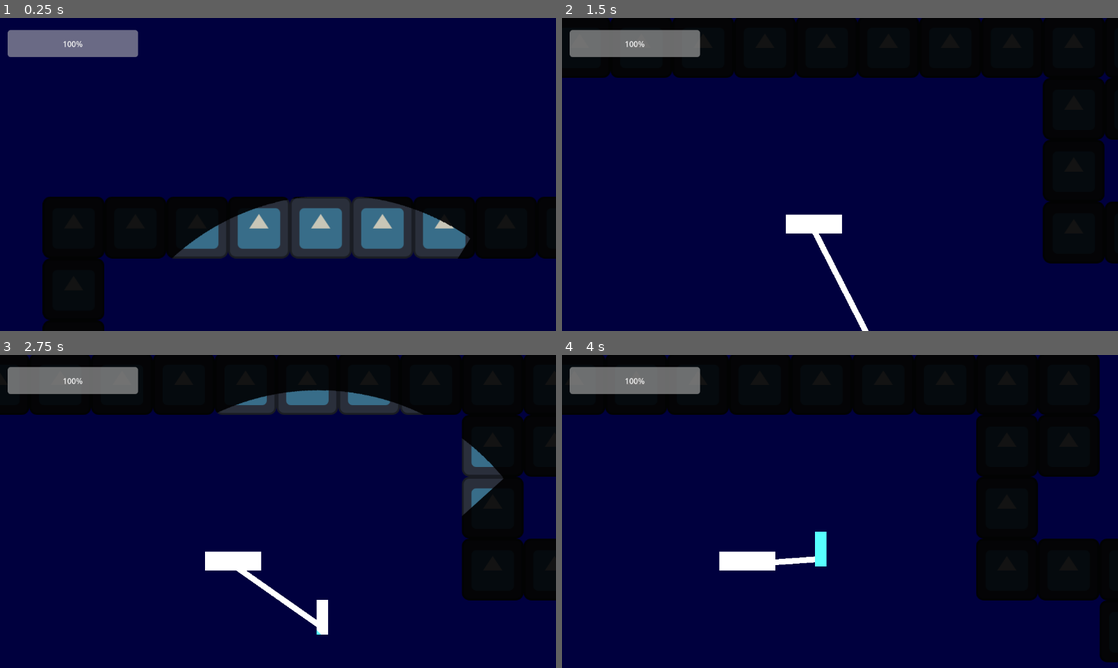
Above: before the commit, frames 1-4 (two rows, left to right).
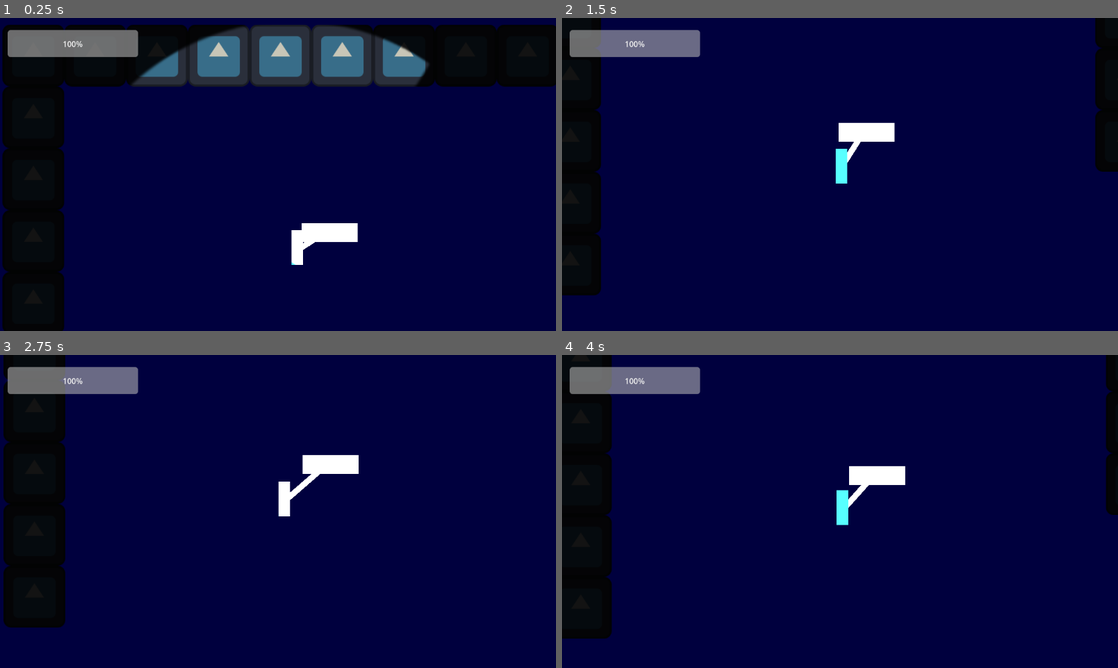
Above: after the commit, the same moments.

Repository: kaitaobenson/FishGame
Game: Godot game, scene res://World.tscn
Two runs of this game, one before a commit and one after it. Both use one fixed random seed, a clock stepped at 60 frames per second and the inputs below. The engine's default icon, where the game draws it, is replaced by a stand-in: a white triangle on a blue panel in a dark square.
Inputs (mouse positions are in pixels of both pictures, inside the frame that each line leads up to):
- Up to frame 1 (0.25 s): no input
- Up to frame 2 (1.5 s): move the mouse to (962, 158) at 0.52 s; hold D (Right) 0.53-1.28 s; tap 1 (1) at 0.6 s; tap 2 (2) at 0.8, 1.35 s; move the mouse to (728, 190) at 1.27 s; hold S (Down) from 1.28 s (still down)
- Up to frame 3 (2.75 s): tap Shift (Dash) at 1.55, 2.1 s; move the mouse to (333, 442) at 2.02 s; release S (Down) at 2.03 s; hold D (Right) from 2.03 s (still down); tap 1 (1) at 2.3 s
- Up to frame 4 (4 s): move the mouse to (812, 574) at 2.77 s; release D (Right) at 2.78 s; hold W (Up) 2.78-3.53 s; tap 1 (1) at 2.85 s; tap 2 (2) at 3.05, 3.6 s; move the mouse to (1006, 558) at 3.52 s; hold A (Left) from 3.53 s (still down); tap Shift (Dash) at 3.8 s

The runs differ from the first frame. In frame 1, 43% of the frame differs, in the area x 0-100%, y 2-100%; in frame 2, 29%; in frame 3, 34%; in frame 4, 37%.

Commit message:
Big improvements to movement system, clean up code.

Diff:
--- a/Game1/Camera.gd
+++ b/Game1/Camera.gd
@@ -6,11 +6,10 @@
 
 
 func _ready():
-	limit_top = $"../OutOfBounds/Up".position.y
-	limit_bottom = $"../OutOfBounds/Down".position.y
-	limit_left = $"../OutOfBounds/Left".position.x
-	limit_right = $"../OutOfBounds/Right".position.x
+	pass
+
+	# Out of bounds later
 
 
 func _process(delta):
-	position = lerp(position, Global.player.position, 0.03)
+	position = lerp(position, Global.player.position, 0.1)
--- a/Game1/Player/Player.gd
+++ b/Game1/Player/Player.gd
@@ -1,99 +1,106 @@
 extends CharacterBody2D
 
-const GRAVITY: int = 5
-const WALK_SPEED: int = 300
-const JUMP_FORCE: int = 300
-const DOWN_FORCE: int = 100
+# Constants
+const GRAVITY = 3
+const GRAVITY_MAX_SPEED = 50
+const SWIM_UP_MAX_SPEED = 80
+const WALK_SPEED = 10
+const JUMP_FORCE = 7
+const DOWN_FORCE = 8
+const WATER_Y_AXIS_FRICTION_FORCE = 5
 
 enum TOOLS {
 	GUN,
 	FLASHLIGHT,
 }
 
-var current_tool: TOOLS = TOOLS.FLASHLIGHT
+var current_tool = TOOLS.FLASHLIGHT
+var oxygen_level = 100
 
+# Check if player is in submarine
+var can_move1 = true
 
-var oxygen_level: float = 100.0
-
-
-#Is in submarine?
-var can_move1: bool = true
-#Empty
-var can_move2: bool = true
-
-
-var bullet = load("res://Bullet.tscn")
+# Empty
+var can_move2 = true
 
 @onready var ray_up = $"GroundRaycasts/Up"
 @onready var ray_down = $"GroundRaycasts/Down"
 @onready var ray_left = $"GroundRaycasts/Left"
 @onready var ray_right = $"GroundRaycasts/Right"
-
 @onready var flashlight = $"Flashlight"
 @onready var collision = $"CollisionShape2D"
+@onready var bullet = preload("res://Bullet.tscn")
 
 func _init():
 	Global.player = self
 
+func _physics_process(delta):
+	# Movement
+	if can_move1 && can_move2:
+		handle_movement()
+		handle_gravity()
 
-func _physics_process(delta):
-	### Movement ###
-	if can_move1 && can_move2:
-		do_move()
-		do_gravity()
+		# Update physics system. After this no physics-related
+		# functions/code should be called.
 		move_and_slide()
 
-	### Switch to different tools ###
+	handle_tool_switching()
+
+	# Use different tools
+	if current_tool == TOOLS.FLASHLIGHT:
+		handle_flashlight()
+	else:
+		flashlight.visible = false
+
+	if current_tool == TOOLS.GUN:
+		handle_shooting()
+
+	# Update oxygen bar
+	handle_oxygen_meter()
+
+### Switch between tools (later should be an inventory) ###
+func handle_tool_switching():
 	if Input.is_action_just_pressed("1"):
 		current_tool = TOOLS.FLASHLIGHT
 	if Input.is_action_just_pressed("2"):
 		current_tool = TOOLS.GUN
 
-
-	### Use different tools ###
-	if current_tool == TOOLS.FLASHLIGHT:
-		do_flashlight()
-	else:
-		flashlight.visible = false
-
-	if current_tool == TOOLS.GUN:
-		do_shoot()
-
-
-	### Update oxygen bar ###
+func handle_oxygen_meter():
 	if oxygen_level > 100:
 		oxygen_level = 100
 	if oxygen_level < 0:
 		oxygen_level = 0
 	Global.ui.get_node("ProgressBar").value = oxygen_level
 
-
-func do_move():
+func handle_movement():
 	if Input.is_action_just_pressed("Dash"):
-		### Dash movement ###
+		# Dash movement
 		var angle_to_mouse = rad_to_deg(position.angle_to_point(get_global_mouse_position()))
 		velocity = angle_to_speed(angle_to_mouse, 2000)
 
 	else:
-		### WASD movement ###
+		# WASD movement
 		if Input.is_action_pressed("Left"):
-			velocity.x = -WALK_SPEED
+			velocity.x -= WALK_SPEED
 		if Input.is_action_pressed("Right"):
-			velocity.x = WALK_SPEED
+			velocity.x += WALK_SPEED
+		if Input.is_action_pressed("Left") || Input.is_action_pressed("Right"):
+			velocity.y = lerp(velocity.y, 0.0, 0.2)
 
-		if Input.is_action_just_pressed("Up"):
-			velocity.y = -JUMP_FORCE
-		if Input.is_action_just_pressed("Down"):
-			velocity.y = DOWN_FORCE
+		if Input.is_action_pressed("Up") && velocity.y > -SWIM_UP_MAX_SPEED:
+			velocity.y -= JUMP_FORCE
+		if Input.is_action_pressed("Down"):
+			velocity.y += DOWN_FORCE
 
+func handle_gravity():
+	if velocity.y < GRAVITY_MAX_SPEED:
+		velocity.y += GRAVITY
+	else:
+		velocity.y -= WATER_Y_AXIS_FRICTION_FORCE
 
-func do_gravity():
-	velocity.y += GRAVITY
+	velocity.x = lerp(velocity.x, 0.0, 0.15)
 
-	velocity.x = lerp(velocity.x, 0.0, 0.1)
-
-
-func do_shoot():
+func handle_shooting():
 	if Input.is_action_just_pressed("Shoot"):
 		var new_bullet = bullet.instantiate()
 		var angle = rad_to_deg(global_position.angle_to_point(get_global_mouse_position()))
@@ -103,12 +110,9 @@
 
 		add_sibling(new_bullet)
 
-
-func do_flashlight():
+func handle_flashlight():
 	flashlight.visible = true
 	flashlight.rotation_degrees = rad_to_deg(position.angle_to_point(get_global_mouse_position())) + 45
-
-
 
 ### FOR OTHER NODES ###
 
@@ -122,17 +126,16 @@
 func get_oxygen_level() -> float:
 	return oxygen_level
 
-
 ### HELPER METHODS ###
 
 #Takes angle and speed, returns into x vel and y vel
 func angle_to_speed(angle: float, speed: float) -> Vector2:
 	angle = fmod(fmod(angle, 360) + 360, 360)
 
-	var x_vel = speed * cos(deg_to_rad(angle))
-	var y_vel = speed * sin(deg_to_rad(angle))
+	var x_vel = cos(deg_to_rad(angle))
+	var y_vel = sin(deg_to_rad(angle))
 
-	return Vector2(x_vel, y_vel)
+	return Vector2(x_vel, y_vel) * speed
 
 #Takes position, and an angle and dist away from that point, returns x pos and y pos
 func angle_to_position(pos: Vector2, angle: float, dist: float) -> Vector2:
--- a/Game1/Submarine/Submarine.gd
+++ b/Game1/Submarine/Submarine.gd
@@ -1,8 +1,8 @@
 extends CharacterBody2D
 
 const OBJECT_NAME: String = "Submarine"
-const LEFT_RIGHT_SPEED: int = 600
-const UP_DOWN_SPEED: int = 300
+const LEFT_RIGHT_ACCEL: int = 10
+const UP_DOWN_ACCEL: int = 8
 
 #Collision shape must be circle!
 @onready var oxygen_radius = $"OxygenArea/CollisionShape2D".shape.radius
@@ -20,14 +20,14 @@
 		Global.player.position = position
 
 		if Input.is_action_pressed("Left"):
-			velocity.x = -LEFT_RIGHT_SPEED
+			velocity.x -= LEFT_RIGHT_ACCEL
 		if Input.is_action_pressed("Right"):
-			velocity.x = LEFT_RIGHT_SPEED
+			velocity.x += LEFT_RIGHT_ACCEL
 
 		if Input.is_action_pressed("Up"):
-			velocity.y = -UP_DOWN_SPEED
+			velocity.y -= UP_DOWN_ACCEL
 		if Input.is_action_pressed("Down"):
-			velocity.y = UP_DOWN_SPEED
+			velocity.y += UP_DOWN_ACCEL
 
 		do_gravity()
 		move_and_slide()
@@ -50,8 +50,8 @@
 
 
 func do_gravity():
-	velocity.x = lerp(velocity.x, 0.0, 0.1)
-	velocity.y = lerp(velocity.y, 0.0, 0.1)
+	velocity.x = lerp(velocity.x, 0.0, 0.05)
+	velocity.y = lerp(velocity.y, 0.0, 0.05)
 
 
 func interact():
--- a/Game1/World.tscn
+++ b/Game1/World.tscn
@@ -138,20 +138,24 @@
 [node name="Up" type="CollisionShape2D" parent="Camera/OutOfBounds"]
 position = Vector2(705, -148)
 shape = SubResource("RectangleShape2D_f7did")
+disabled = true
 
 [node name="Down" type="CollisionShape2D" parent="Camera/OutOfBounds"]
 position = Vector2(655, 1004)
 shape = SubResource("RectangleShape2D_f7did")
+disabled = true
 
 [node name="Left" type="CollisionShape2D" parent="Camera/OutOfBounds"]
 position = Vector2(-763, 269)
 rotation = 1.5708
 shape = SubResource("RectangleShape2D_f7did")
+disabled = true
 
 [node name="Right" type="CollisionShape2D" parent="Camera/OutOfBounds"]
 position = Vector2(1946, 489)
 rotation = 1.5708
 shape = SubResource("RectangleShape2D_f7did")
+disabled = true
 
 [node name="Player" parent="." instance=ExtResource("1_xv4x4")]
 position = Vector2(197, 831)
Binary file changed: Game1/Sprites/Circle.png
